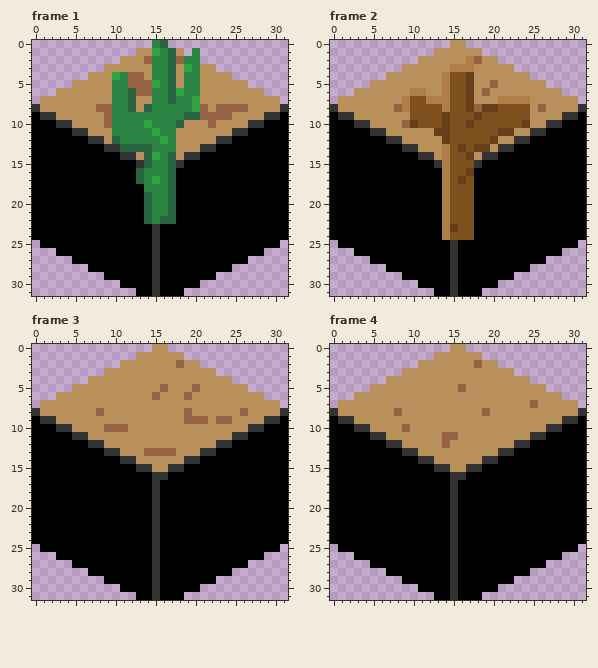
Two versions of one pixel-art file, assets/tiles/crossroads/crossroad-tiles.aseprite. The first picture shows the starting point.
32x32 pixels, 8 frames. Shown: frame 1, frame 2, frame 3, frame 4. The commit also changed other frames, which this record leaves out.
After the commit:
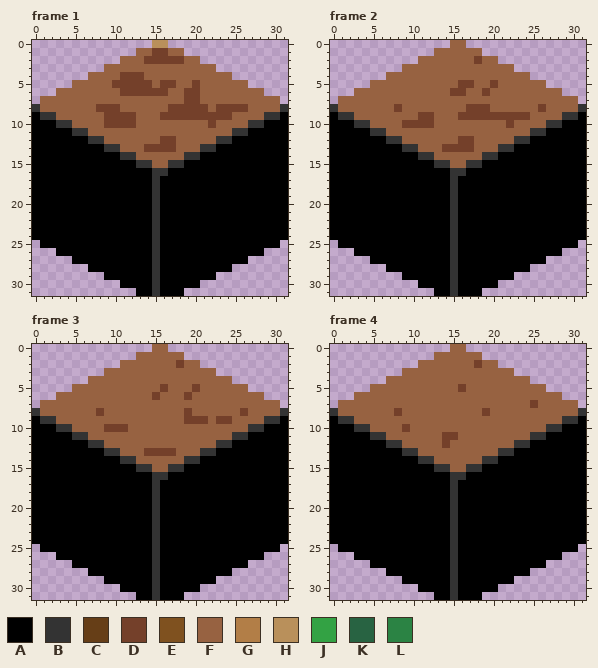
Palette (. is transparent): A #000000  B #333333  C #663e17  D #74402a  E #7f511f  F #976241  G #b27e47  H #b9905b  J #33a244  K #286342  L #2b8344
The edit:
layer "props" removed
Changed rows in their new state; - is an unchanged pixel.
Frame 1:
first column x 1:
 0 --------------HH--------------
 1 ------------FFDDFF-.----------
 2 ----------FFFDDDDDFF----------
 3 --------FFFFFFFFFFFFFF--------
 4 ------FFFFDDDFFFFFFFFFFF------
 5 ----FFFFFDDDDDFDDFFDFFFFFF----
 6 --FFFFFFFFDDDDDDFFDDFFFFFFFF--
 7 FFFFFFFFFFFFFFFFFFDDFFFFFFFFFF
 8 FFFFFFFDDDFFFFFFDDDDDFDDDDFFFF
 9 --FFFFFFDDDDFFFDDDDDDDDDFFFF--
10 ----FFFFDDDDFFFFFFFFFDFFFF----
11 ------FFFFFFFFFFFFFFFFFF------
12 --------FFFFFFFDDFFFFF--------
13 ----------FFFDDDDFFF----------
14 ------------FFFFFF------------
15 -------------BFFB-------------
16 ------------AABBA-------------
17 ------------AABAA-------------
18 -------------ABAA-------------
19 -------------ABAA-------------
20 -------------ABAA-------------
21 -------------ABAA-------------
22 -------------ABAA-------------
Frame 2:
first column x 1:
 0 --------------FF--------------
 1 ------------FFFFFF------------
 2 ----------FFFFFFFDFF----------
 3 --------FFFFFFFFFFFFFF--------
 4 ------FFFFFFFFFFFFFFFFFF------
 5 ----FFFFFFFFFFFDDFFDFFFFFF----
 6 --FFFFFFFFFFFFDDFFDFFFFFFFFF--
 7 FFFFFFFFFFFFFFFFFFFFFFFFFFFFFF
 8 FFFFFFFDFFFFFFFFDDDFFFFFFDFFFF
 9 --FFFFFFFFDDFFFDDDDDDDDDFFFF--
10 ----FFFFDDDDFFFFFFFFFDFFFF----
11 ------FFFFFFFFFFFFFFFFFF------
12 --------FFFFFFFDDFFFFF--------
13 ----------FFFDDDDFFF----------
14 ------------FFFFFF------------
15 -------------BFFB-------------
16 -------------ABBA-------------
17 -------------ABAA-------------
18 -------------ABAA-------------
19 -------------ABAA-------------
20 -------------ABAA-------------
21 -------------ABAA-------------
22 -------------ABAA-------------
23 -------------ABAA-------------
24 -------------ABAA-------------
Frame 3, layer "base":
first column x 1:
 0 --------------FF--------------
 1 ------------FFFFFF------------
 2 ----------FFFFFFFDFF----------
 3 --------FFFFFFFFFFFFFF--------
 4 ------FFFFFFFFFFFFFFFFFF------
 5 ----FFFFFFFFFFFDFFFDFFFFFF----
 6 --FFFFFFFFFFFFDFFFDFFFFFFFFF--
 7 FFFFFFFFFFFFFFFFFFFFFFFFFFFFFF
 8 FFFFFFFDFFFFFFFFFFDFFFFFFDFFFF
 9 --FFFFFFFFFFFFFFFFDDDFDDFFFF--
10 ----FFFFDDDFFFFFFFFFFFFFFF----
11 ------FFFFFFFFFFFFFFFFFF------
12 --------FFFFFFFFFFFFFF--------
13 ----------FFFDDDDFFF----------
14 ------------FFFFFF------------
15 --------------FF--------------
Frame 4, layer "base":
first column x 1:
 0 --------------FF--------------
 1 ------------FFFFFF------------
 2 ----------FFFFFFFDFF----------
 3 --------FFFFFFFFFFFFFF--------
 4 ------FFFFFFFFFFFFFFFFFF------
 5 ----FFFFFFFFFFFDFFFFFFFFFF----
 6 --FFFFFFFFFFFFFFFFFFFFFFFFFF--
 7 FFFFFFFFFFFFFFFFFFFFFFFFDFFFFF
 8 FFFFFFFDFFFFFFFFFFDFFFFFFFFFFF
 9 --FFFFFFFFFFFFFFFFFFFFFFFFFF--
10 ----FFFFDFFFFFFFFFFFFFFFFF----
11 ------FFFFFFFDDFFFFFFFFF------
12 --------FFFFFDFFFFFFFF--------
13 ----------FFFFFFFFFF----------
14 ------------FFFFFF------------
15 --------------FF--------------
